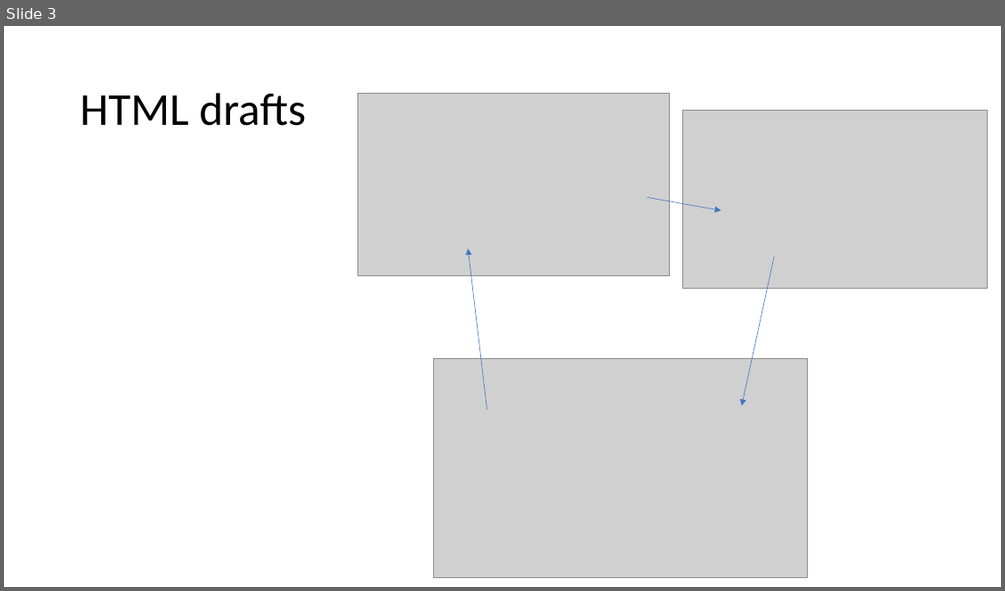
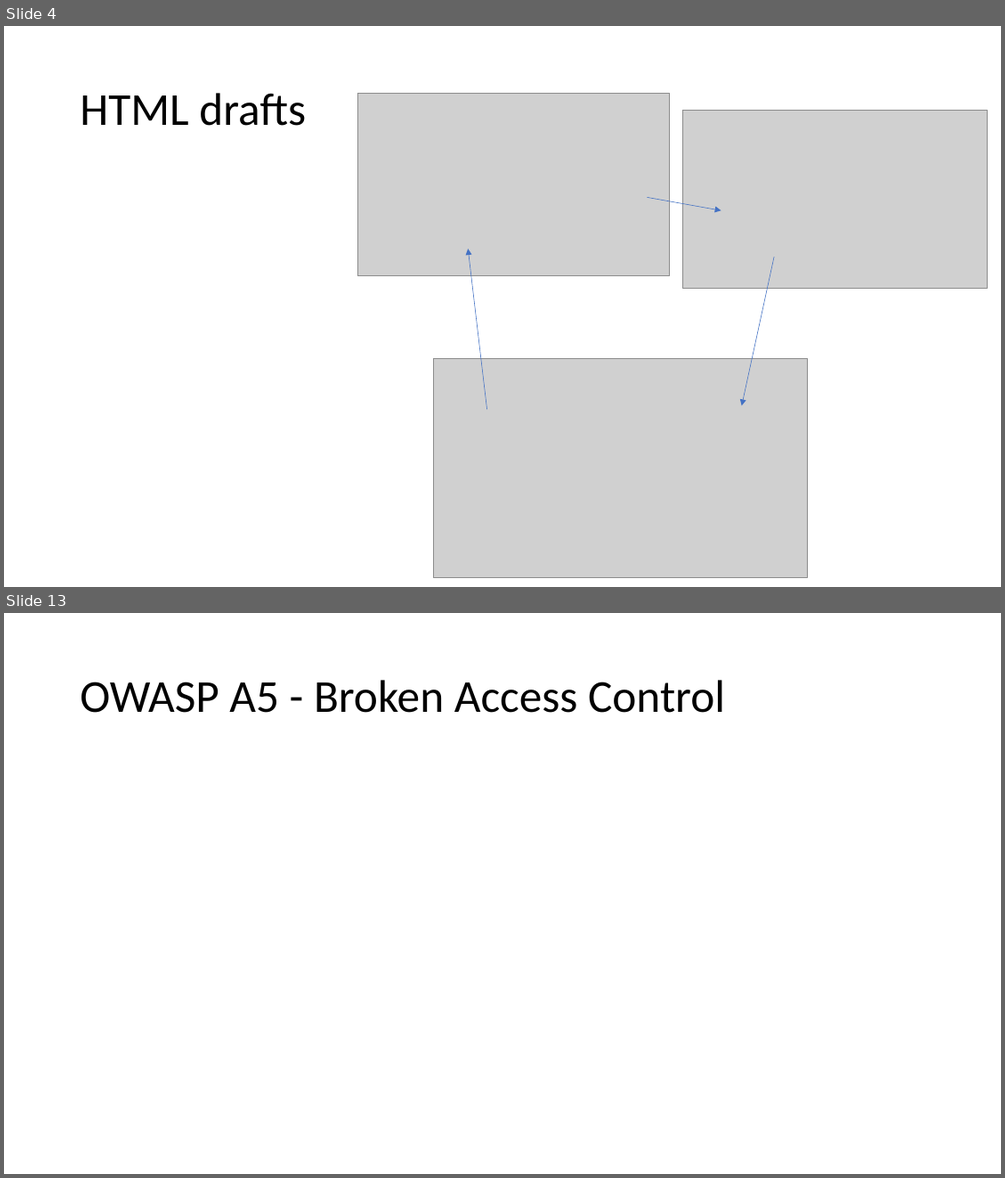
Before and after one commit to jkunnas58/dat250_netbank_fall_2020, a slide deck: Project_report_group_9.pptx. Shown one above the other, each under a label of ours: slide 3 before the commit, slides 4 and 13 after it; the slides between them are not shown. The pictures are 1005x591 and 1005x1178 pixels, drawn with LibreOffice and Linux fonts; fonts in the diff are those of the drawing; grey boxes stand for pictures. Boxes give left, top, right and bottom in pixels: in the first picture for what was removed or moved away, otherwise in the second. Text is boxed around its words. In the diff, an @@ line names an element or a change of style, - is before the commit and + after.

```diff
--- a/Project_report_group_9.pptx
+++ b/Project_report_group_9.pptx
@@ slide 13 added at (4, 613, 1001, 1174), background #FFFFFF @@
@@ title added at (80, 680, 725, 713), 44 pt, text #000000 @@
+OWASP A5 - Broken Access Control
@@ what was slide 3 is now slide 4 @@
```
Also in this commit, not shown: 3 slides changed, 16 other slides added, 1 other file.
